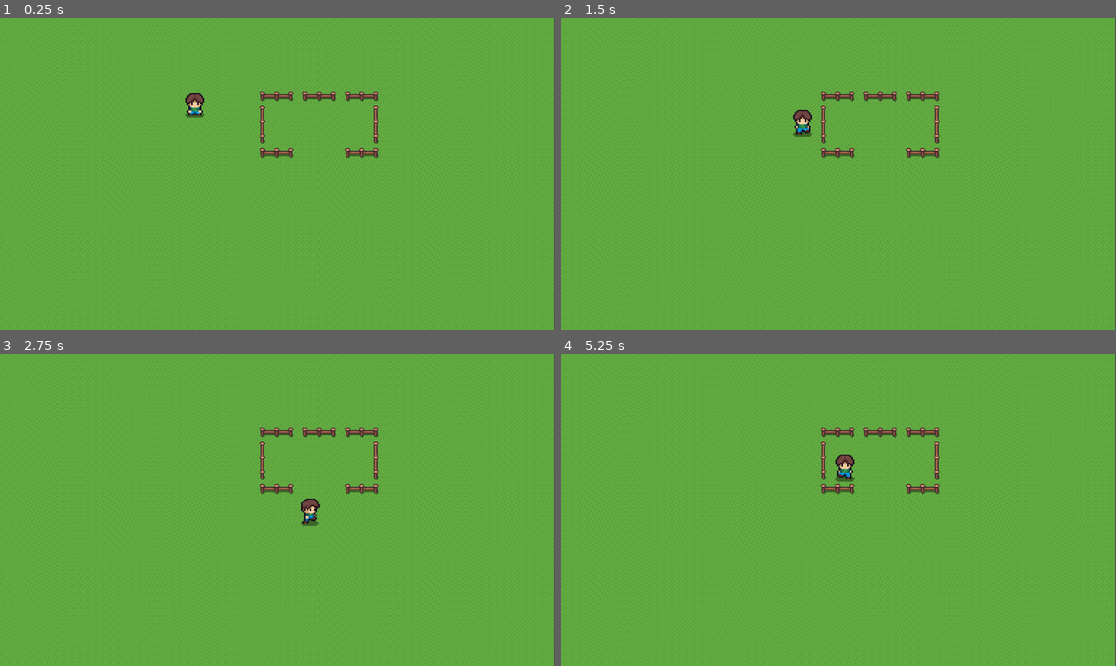
Above: before the commit, frames 1-4 (two rows, left to right).
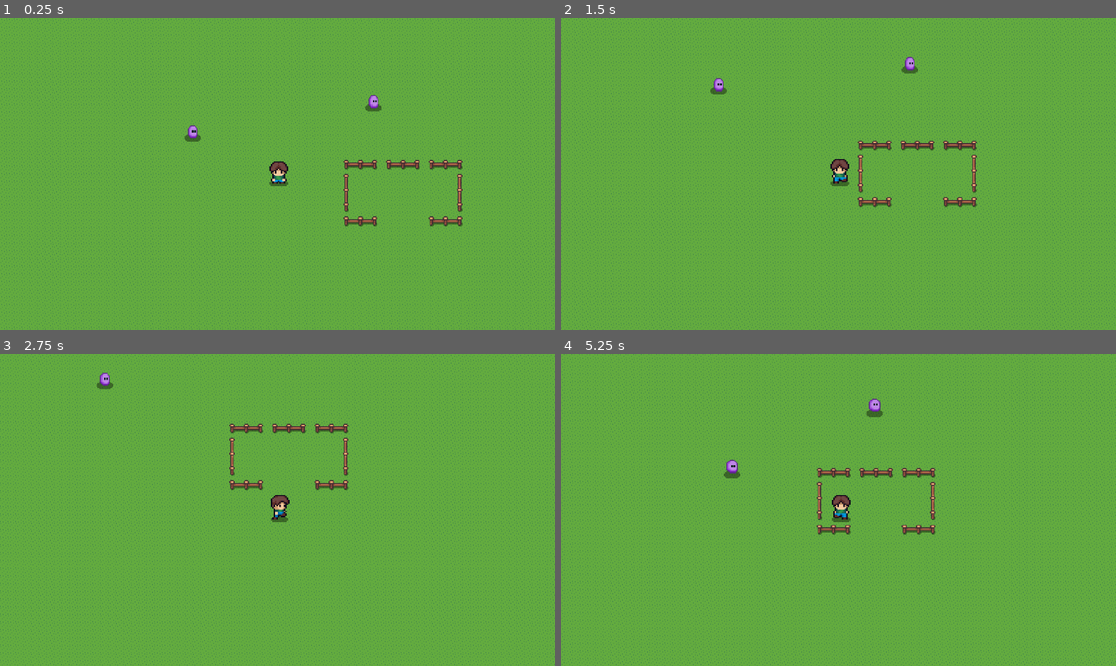
Above: after the commit, the same moments.

Repository: GrecoLucas/skibidlegends
Game: Godot game, scene res://main_scene/playerbody.tscn
The game is run twice, just before and just after one commit, with the same random seed, the same clock (stepped at 60 frames per second) and the same inputs. Before the commit the project starts from res://player/playerbody.tscn.
Inputs:
- Up to frame 1 (0.25 s): no input
- Up to frame 2 (1.5 s): hold Right (ui_right) 0.53-1.28 s; hold Down (ui_down) from 1.28 s (still down)
- Up to frame 3 (2.75 s): release Down (ui_down) at 2.03 s; hold Right (ui_right) from 2.03 s (still down)
- Up to frame 4 (5.25 s): release Right (ui_right) at 2.78 s; hold Up (ui_up) 2.78-3.53 s; hold Left (ui_left) 3.53-5.03 s; hold Down (ui_down) from 5.03 s (still down)

The runs differ from the first frame. In frame 1, 8.6% of the frame differs, in the area x 0-100%, y 0-100%; in frame 2, 12%; in frame 3, 9.7%; in frame 4, 12%.

Commit message:
touch slime and die

Diff:
--- /dev/null
+++ b/skibid-legends/killzone.gd
@@ -0,0 +1,10 @@
+extends Area2D
+
+@onready var timer: Timer = $Timer
+
+func _on_body_entered(body: Node2D) -> void:
+	print("you died")
+	timer.start()
+
+func _on_timer_timeout() -> void:
+	get_tree().reload_current_scene()
--- /dev/null
+++ b/skibid-legends/killzone.tscn
@@ -0,0 +1,15 @@
+[gd_scene load_steps=2 format=3 uid="uid://ddvwso2jjsewn"]
+
+[ext_resource type="Script" uid="uid://rnlqk3eggkg7" path="res://killzone.gd" id="1_3brf5"]
+
+[node name="killzone" type="Area2D"]
+collision_layer = 3
+collision_mask = 3
+script = ExtResource("1_3brf5")
+
+[node name="Timer" type="Timer" parent="."]
+wait_time = 0.313
+one_shot = true
+
+[connection signal="body_entered" from="." to="." method="_on_body_entered"]
+[connection signal="timeout" from="Timer" to="." method="_on_timer_timeout"]
--- a/skibid-legends/player/playerbody.tscn
+++ b/skibid-legends/main_scene/playerbody.tscn
@@ -1,12 +1,14 @@
-[gd_scene load_steps=7 format=3 uid="uid://bd2t2og64wra3"]
+[gd_scene load_steps=9 format=3 uid="uid://bd2t2og64wra3"]
 
-[ext_resource type="Texture2D" uid="uid://c8sn1tbiegbae" path="res://sprites/001.png" id="1_6px6i"]
-[ext_resource type="PackedScene" uid="uid://cka5x7ddep4fg" path="res://player/player.tscn" id="2_p0nqh"]
-[ext_resource type="Script" uid="uid://df4iio61fw4si" path="res://player/player.gd" id="3_xdean"]
-[ext_resource type="Texture2D" uid="uid://x3qx805k0rds" path="res://sprites/decoration/Fences.png" id="4_vkx8c"]
+[ext_resource type="Texture2D" uid="uid://c8sn1tbiegbae" path="res://sprites/001.png" id="1_4f38u"]
+[ext_resource type="Texture2D" uid="uid://x3qx805k0rds" path="res://sprites/decoration/Fences.png" id="2_irq3h"]
+[ext_resource type="PackedScene" uid="uid://bmu0q4nst2qr7" path="res://slime/slime.tscn" id="3_irq3h"]
+[ext_resource type="PackedScene" uid="uid://cka5x7ddep4fg" path="res://player/player.tscn" id="3_w8k62"]
+[ext_resource type="Script" uid="uid://df4iio61fw4si" path="res://player/player.gd" id="4_bini3"]
+[ext_resource type="Script" uid="uid://c2732ddvifyye" path="res://slime/slime.gd" id="4_w8k62"]
 
 [sub_resource type="TileSetAtlasSource" id="TileSetAtlasSource_vkx8c"]
-texture = ExtResource("4_vkx8c")
+texture = ExtResource("2_irq3h")
 0:0/0 = 0
 0:0/0/physics_layer_0/polygon_0/points = PackedVector2Array(-8, -8, 8, -8, 8, 8, -8, 8)
 1:0/0 = 0
@@ -48,9 +50,11 @@
 
 [node name="TextureRect" type="TextureRect" parent="."]
 texture_filter = 1
-offset_right = 1150.0
-offset_bottom = 654.0
-texture = ExtResource("1_6px6i")
+offset_left = -1591.0
+offset_top = -1227.0
+offset_right = 3307.0
+offset_bottom = 2374.0
+texture = ExtResource("1_4f38u")
 stretch_mode = 1
 
 [node name="TileMap" type="TileMap" parent="."]
@@ -60,5 +64,12 @@
 format = 2
 layer_0/tile_data = PackedInt32Array(327698, 65536, 0, 327699, 131072, 0, 327700, 196608, 0, 393234, 0, 0, 458770, 0, 1 …(281 unchanged characters)…
 
-[node name="CharacterBody2D" parent="." instance=ExtResource("2_p0nqh")]
-script = ExtResource("3_xdean")
+[node name="Slime" parent="." instance=ExtResource("3_irq3h")]
+script = ExtResource("4_w8k62")
+
+[node name="CharacterBody2D" parent="." instance=ExtResource("3_w8k62")]
+script = ExtResource("4_bini3")
+
+[node name="Slime2" parent="." instance=ExtResource("3_irq3h")]
+position = Vector2(391, -68)
+script = ExtResource("4_w8k62")
--- a/skibid-legends/player/player.tscn
+++ b/skibid-legends/player/player.tscn
@@ -450,3 +450,6 @@
 [node name="CollisionShape2D" type="CollisionShape2D" parent="."]
 position = Vector2(405, 179)
 shape = SubResource("CapsuleShape2D_oul6g")
+
+[node name="Camera2D" type="Camera2D" parent="."]
+position = Vector2(402, 182)
--- /dev/null
+++ b/skibid-legends/slime/slime.gd
@@ -0,0 +1,34 @@
+extends CharacterBody2D
+
+const SPEED = 50.0  # Velocidade reduzida para movimento devagar
+@onready var animated_sprite_2d: AnimatedSprite2D = $AnimatedSprite2D
+
+var alive = true
+var move_direction = Vector2.ZERO  # Direção de movimento
+
+func _ready():
+	# Começa o movimento aleatório
+	randomize()
+	set_random_direction()  # Define uma direção aleatória
+
+# Define uma direção aleatória para o slime andar
+func set_random_direction():
+	var x = randf_range(-1.0, 1.0)  # Aleatório entre -1 e 1
+	var y = randf_range(-1.0, 1.0)  # Aleatório entre -1 e 1
+	move_direction = Vector2(x, y).normalized()  # Normaliza para garantir que a direção tenha magnitude 1
+
+# Função de atualização contínua
+func _physics_process(delta: float) -> void:
+	# Muda a direção aleatória periodicamente (uma vez a cada 60 quadros, por exemplo)
+	if randf() < 0.01:  # Há uma chance pequena de mudar a direção em cada quadro
+		set_random_direction()
+
+	# Movimenta o slime
+	velocity = move_direction * SPEED
+	move_and_slide()  # A função agora usa a variável velocity diretamente, sem passar o parâmetro
+
+	# Executa a animação de caminhada
+	if velocity.length() > 0:
+		animated_sprite_2d.play("slime_walk")
+	else:
+		animated_sprite_2d.play("slime_idle")
--- /dev/null
+++ b/skibid-legends/slime/slime.tscn
@@ -0,0 +1,149 @@
+[gd_scene load_steps=20 format=3 uid="uid://bmu0q4nst2qr7"]
+
+[ext_resource type="Texture2D" uid="uid://ducyd1sh4jfon" path="res://sprites/slime/Slime.png" id="1_bpl37"]
+[ext_resource type="PackedScene" uid="uid://ddvwso2jjsewn" path="res://killzone.tscn" id="2_ms0tw"]
+
+[sub_resource type="AtlasTexture" id="AtlasTexture_ms0tw"]
+atlas = ExtResource("1_bpl37")
+region = Rect2(0, 64, 32, 32)
+
+[sub_resource type="AtlasTexture" id="AtlasTexture_feswj"]
+atlas = ExtResource("1_bpl37")
+region = Rect2(32, 64, 32, 32)
+
+[sub_resource type="AtlasTexture" id="AtlasTexture_emsnn"]
+atlas = ExtResource("1_bpl37")
+region = Rect2(64, 64, 32, 32)
+
+[sub_resource type="AtlasTexture" id="AtlasTexture_hwbbc"]
+atlas = ExtResource("1_bpl37")
+region = Rect2(96, 64, 32, 32)
+
+[sub_resource type="AtlasTexture" id="AtlasTexture_nfuky"]
+atlas = ExtResource("1_bpl37")
+region = Rect2(128, 64, 32, 32)
+
+[sub_resource type="AtlasTexture" id="AtlasTexture_gy7eu"]
+atlas = ExtResource("1_bpl37")
+region = Rect2(0, 0, 32, 32)
+
+[sub_resource type="AtlasTexture" id="AtlasTexture_b8xnu"]
+atlas = ExtResource("1_bpl37")
+region = Rect2(32, 0, 32, 32)
+
+[sub_resource type="AtlasTexture" id="AtlasTexture_ol2ak"]
+atlas = ExtResource("1_bpl37")
+region = Rect2(64, 0, 32, 32)
+
+[sub_resource type="AtlasTexture" id="AtlasTexture_gru2r"]
+atlas = ExtResource("1_bpl37")
+region = Rect2(96, 0, 32, 32)
+
+[sub_resource type="AtlasTexture" id="AtlasTexture_dqk0f"]
+atlas = ExtResource("1_bpl37")
+region = Rect2(0, 32, 32, 32)
+
+[sub_resource type="AtlasTexture" id="AtlasTexture_xhfm0"]
+atlas = ExtResource("1_bpl37")
+region = Rect2(32, 32, 32, 32)
+
+[sub_resource type="AtlasTexture" id="AtlasTexture_ia25h"]
+atlas = ExtResource("1_bpl37")
+region = Rect2(64, 32, 32, 32)
+
+[sub_resource type="AtlasTexture" id="AtlasTexture_h2n1c"]
+atlas = ExtResource("1_bpl37")
+region = Rect2(96, 32, 32, 32)
+
+[sub_resource type="AtlasTexture" id="AtlasTexture_p6ws6"]
+atlas = ExtResource("1_bpl37")
+region = Rect2(128, 32, 32, 32)
+
+[sub_resource type="AtlasTexture" id="AtlasTexture_dcm8j"]
+atlas = ExtResource("1_bpl37")
+region = Rect2(160, 32, 32, 32)
+
+[sub_resource type="SpriteFrames" id="SpriteFrames_p81hp"]
+animations = [{
+"frames": [{
+"duration": 1.6,
+"texture": SubResource("AtlasTexture_ms0tw")
+}, {
+"duration": 1.6,
+"texture": SubResource("AtlasTexture_feswj")
+}, {
+"duration": 1.6,
+"texture": SubResource("AtlasTexture_emsnn")
+}, {
+"duration": 1.6,
+"texture": SubResource("AtlasTexture_hwbbc")
+}, {
+"duration": 1.6,
+"texture": SubResource("AtlasTexture_nfuky")
+}],
+"loop": true,
+"name": &"slime_death",
+"speed": 5.0
+}, {
+"frames": [{
+"duration": 0.8,
+"texture": SubResource("AtlasTexture_gy7eu")
+}, {
+"duration": 0.8,
+"texture": SubResource("AtlasTexture_b8xnu")
+}, {
+"duration": 0.8,
+"texture": SubResource("AtlasTexture_ol2ak")
+}, {
+"duration": 0.8,
+"texture": SubResource("AtlasTexture_gru2r")
+}],
+"loop": true,
+"name": &"slime_stand",
+"speed": 5.0
+}, {
+"frames": [{
+"duration": 1.0,
+"texture": SubResource("AtlasTexture_dqk0f")
+}, {
+"duration": 1.0,
+"texture": SubResource("AtlasTexture_xhfm0")
+}, {
+"duration": 1.0,
+"texture": SubResource("AtlasTexture_ia25h")
+}, {
+"duration": 1.0,
+"texture": SubResource("AtlasTexture_h2n1c")
+}, {
+"duration": 1.0,
+"texture": SubResource("AtlasTexture_p6ws6")
+}, {
+"duration": 1.0,
+"texture": SubResource("AtlasTexture_dcm8j")
+}],
+"loop": true,
+"name": &"slime_walk",
+"speed": 5.0
+}]
+
+[sub_resource type="RectangleShape2D" id="RectangleShape2D_bpl37"]
+size = Vector2(97.5359, 48.1803)
+
+[node name="Slime" type="CharacterBody2D"]
+scale = Vector2(0.410105, 0.511633)
+collision_mask = 3
+
+[node name="AnimatedSprite2D" type="AnimatedSprite2D" parent="."]
+texture_filter = 1
+position = Vector2(543.579, 213.59)
+scale = Vector2(4.125, 4.15625)
+sprite_frames = SubResource("SpriteFrames_p81hp")
+animation = &"slime_walk"
+autoplay = "slime_stand"
+frame_progress = 0.622055
+
+[node name="killzone" parent="." instance=ExtResource("2_ms0tw")]
+
+[node name="CollisionShape2D2" type="CollisionShape2D" parent="killzone"]
+position = Vector2(543.763, 222.18)
+shape = SubResource("RectangleShape2D_bpl37")
Not shown, added: skibid-legends/killzone.gd.uid
Not shown, added: skibid-legends/slime/slime.gd.uid
Binary file added: skibid-legends/sprites/slime/Slime.png
Not shown, added: skibid-legends/sprites/slime/Slime.png.import
